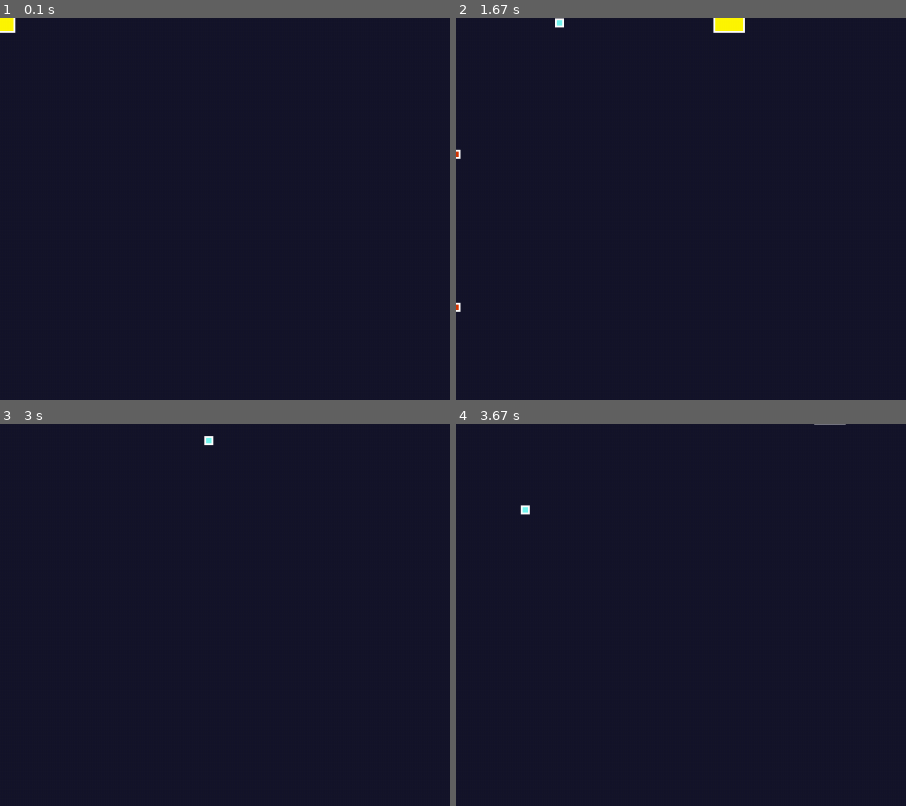
Above: before the commit, frames 1-4 (two rows, left to right).
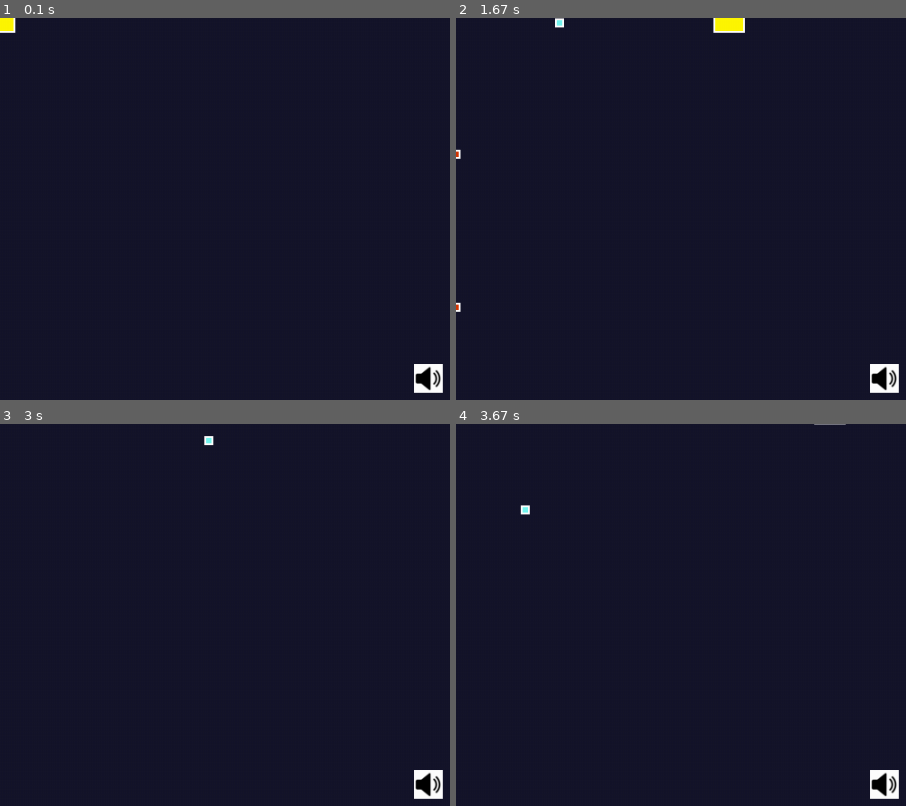
Above: after the commit, the same moments.

Repository: LuizBudeu/Pygame
Game: pygame game, started from BulletHell/main.py
The game is run twice, just before and just after one commit, with the same random seed, the same clock (stepped at 60 frames per second) and the same inputs.
Inputs (mouse positions are % of the whole screen's width and height, from its top left):
- Up to frame 1 (0.1 s): no input
- Up to frame 2 (1.67 s): tap Space at 0.33 s; tap M at 0.67 s; hold M 1-1.47 s; hold Right 1-1.47 s; move the mouse to (26, 51) at 1.03 s; hold Right from 1.5 s (still down); move the mouse to (19, 35) at 1.53 s
- Up to frame 3 (3 s): release Right at 1.97 s; hold Up 2-2.3 s; move the mouse to (65, 15) at 2.03 s; hold Right 2.33-2.8 s; move the mouse to (62, 59) at 2.37 s; hold Left from 2.83 s (still down); move the mouse to (52, 16) at 2.87 s
- Up to frame 4 (3.67 s): release Left at 3.37 s; hold Down from 3.4 s (still down); move the mouse to (14, 47) at 3.43 s
The pictures show only the part of the screen within x 50-100%, y 50-100%; the shares and areas given below are measured in that part.

The runs differ from the first frame. In frame 1, 0.5% of the frame differs, in the area x 92-99%, y 90-99%; in frame 2, 0.5%; in frame 3, 0.5%; in frame 4, 0.5%.

Commit message:
added music, sound effects and images

Diff:
--- a/BulletHell/game.py
+++ b/BulletHell/game.py
@@ -1,5 +1,6 @@
 import random
 import pygame
+from pygame import mixer
 import sys
 import time
 from utils.settings import *
@@ -10,21 +11,17 @@
 
 class Game:
     def __init__(self):
+        pygame.mixer.pre_init(frequency=44100, size=-16, channels=2, buffer=512)
+        pygame.mixer.init()
         pygame.init()
         self.screen = pygame.display.set_mode(WINDOW_SIZE)
         self.clock = pygame.time.Clock()
         pygame.display.set_caption("Bullet Hell")
 
         self.init_game()
-        self.game_loop()
+        self.game_loop(show_hitboxes=True)
 
-    def game_loop(self):
-        player_bullet_ready = pygame.USEREVENT + 0
-        pygame.time.set_timer(player_bullet_ready, self.player.fire_rate)
-
-        enemy_bullet_ready = pygame.USEREVENT + 1
-        pygame.time.set_timer(enemy_bullet_ready, self.enemy.fire_rate)
-
+    def game_loop(self, show_hitboxes=False):
         while True:
             self.screen.fill(NIGHTBLUE)
 
@@ -46,8 +43,19 @@
                     if event.key == pygame.K_DOWN or event.key == ord('s'):
                         self.player.vely += self.player.vel_mod
 
+                    if event.key == pygame.K_m:
+                        if not self.muted:
+                            self.mute_all_sounds()
+                            self.muted = True
+                        else:
+                            self.unmute_all_sounds()
+                            self.muted = False
+
                     if event.key == pygame.K_SPACE:
-                        self.player.dashing = True
+                        if self.player.can_dash:
+                            self.player.dashing = True
+                            self.player.can_dash = False
+                            pygame.time.set_timer(self.player_dash_ready, self.player.dash_cooldown)
 
                 if event.type == pygame.KEYUP:
                     if (event.key == pygame.K_LEFT or event.key == ord('a')):
@@ -62,13 +70,17 @@
                     if event.key == pygame.K_DOWN or event.key == ord('s'):
                         self.player.vely -= self.player.vel_mod
 
-                if event.type == player_bullet_ready:
-                    self.player.shoot(self.entities)
+                if event.type == self.player_bullet_ready:
+                    self.player.shoot(self.entities, self.bullet_sound)
 
-                if event.type == enemy_bullet_ready:
+                if event.type == self.enemy_bullet_ready:
                     self.enemy.shoot(self.entities, self.player)
 
-            self.screen_update()
+                if event.type == self.player_dash_ready:
+                    self.player.can_dash = True
+                    pygame.time.set_timer(self.player_dash_ready, 0)
+
+            self.screen_update(show_hitboxes)
 
             pygame.display.update()
             self.clock.tick(120)
@@ -84,9 +96,63 @@
         self.entities.append(self.player)
         self.entities.append(self.enemy)
 
+        self.muted = False
+
+        self.init_time_events()
+        self.load_sounds()
+        self.load_images()
+        self.play_background_music()
+
+    def init_time_events(self):
+        self.player_bullet_ready = pygame.USEREVENT + 0
+        pygame.time.set_timer(self.player_bullet_ready, self.player.fire_rate)
+
+        self.enemy_bullet_ready = pygame.USEREVENT + 1
+        pygame.time.set_timer(self.enemy_bullet_ready, self.enemy.fire_rate)
+
+        self.player_dash_ready = pygame.USEREVENT + 2
+        pygame.time.set_timer(self.player_dash_ready, 0)
+
+    def load_images(self):
+        unmuted_icon_surf = pygame.image.load("assets/images/unmuted_icon.png").convert_alpha()
+        muted_icon_surf = pygame.image.load("assets/images/muted_icon.png").convert_alpha()
+
+        self.images = {
+            'unmuted_icon': unmuted_icon_surf,
+            'muted_icon': muted_icon_surf
+        }
+
+    def load_sounds(self):
+        mixer.music.load(f"assets/sound/music/gameloop{random.randint(1, 3)}.ogg")
+        mixer.music.set_volume(0.2)
+
+        self.bullet_sound = mixer.Sound("assets/sound/effects/laser.wav")
+        self.dash_sound = mixer.Sound("assets/sound/effects/dash2.wav")
+
+        self.sounds = {
+            self.bullet_sound: {'volume': 0.03},
+            self.dash_sound: {'volume': 0.07}
+        }
+
+        for sound in self.sounds:
+            mixer.Sound.set_volume(sound, self.sounds[sound]['volume'])
+
+    def play_background_music(self):
+        mixer.music.play(-1)
+
+    def mute_all_sounds(self):
+        mixer.music.set_volume(0)
+        for sound in self.sounds:
+            mixer.Sound.set_volume(sound, 0)
+
+    def unmute_all_sounds(self):
+        mixer.music.set_volume(0.2)
+        for sound in self.sounds:
+            mixer.Sound.set_volume(sound, self.sounds[sound]['volume'])
+
     def handle_player(self):
         if self.player.dashing:
-            self.player.dash()
+            self.player.dash(self.dash_sound)
             self.player.current_dash_frames -= 1
 
         if self.player.current_dash_frames <= 0:
@@ -94,10 +160,22 @@
             self.player.dashing = False
             self.player.current_dash_frames = self.player.max_dash_frames
 
-    def screen_update(self):
+    def screen_update(self, show_hitboxes):
         self.handle_player()
 
         for entity in self.entities:
             entity.update()
             entity.draw(self.screen)
-            entity.show_hitbox(self.screen)
+            if show_hitboxes:
+                entity.show_hitbox(self.screen)
+
+        self.draw_ui()
+
+    def draw_ui(self):
+        self.draw_sound_icon()
+
+    def draw_sound_icon(self):
+        if not self.muted:
+            self.screen.blit(self.images['unmuted_icon'], (WINDOW_SIZE[0] - 40, WINDOW_SIZE[1] - 40))
+        else:
+            self.screen.blit(self.images['muted_icon'], (WINDOW_SIZE[0] - 40, WINDOW_SIZE[1] - 40))
--- a/BulletHell/player.py
+++ b/BulletHell/player.py
@@ -1,4 +1,5 @@
 import pygame
+from pygame import mixer
 import math
 from utils.settings import *
 from utils.ui_utils import *
@@ -15,13 +16,17 @@
         self.fire_rate = 250 # time in ms
         self.intangible = False
         self.dashing = False
+        self.dash_cooldown = 1000 # time in ms
+        self.can_dash = True
 
-    def shoot(self, entities):
+    def shoot(self, entities, bullet_sound):
         bullet = Bullet(self.center[0], self.center[1], 10, 10, LIGHTBLUE)
         angle = self.get_bullet_direction()
         bullet.velx = bullet.vel_mod * math.cos(angle)
         bullet.vely = bullet.vel_mod * math.sin(angle)
         entities.append(bullet)
+
+        bullet_sound.play()
 
     def get_bullet_direction(self):
         mx, my = get_mouse_pos()
@@ -36,12 +41,19 @@
         else:
             self.color = YELLOW
 
-    def dash(self):
+    def dash(self, dash_sound):
         if self.current_dash_frames > 0:
             self.set_intangible(True)
             direction = self.get_dash_direction()
-            self.x += self.dash_vel_mod * direction[0]
-            self.y += self.dash_vel_mod * direction[1]
+
+            if self.velx == 0 or self.vely == 0:
+                self.x += self.dash_vel_mod * direction[0]
+                self.y += self.dash_vel_mod * direction[1]
+            else:
+                self.x += self.dash_vel_mod * direction[0] / math.sqrt(2)
+                self.y += self.dash_vel_mod * direction[1] / math.sqrt(2)
+
+            dash_sound.play()
 
     def get_dash_direction(self):
         direction = [0, 0]
@@ -54,6 +66,3 @@
         elif self.vely < 0:
             direction[1] = -1
         return direction
-
-    def draw(self, screen):
-        pygame.draw.rect(screen, self.color, self.rect)
Binary file added: BulletHell/assets/images/muted_icon.png
Binary file added: BulletHell/assets/images/unmuted_icon.png
Not shown, added: BulletHell/assets/sound/effects/dash.ogg
Not shown, added: BulletHell/assets/sound/effects/dash.wav
Not shown, added: BulletHell/assets/sound/effects/dash2.wav
Not shown, added: BulletHell/assets/sound/effects/laser.wav
Not shown, added: BulletHell/assets/sound/music/gameloop1.ogg
Not shown, added: BulletHell/assets/sound/music/gameloop2.ogg
Not shown, added: BulletHell/assets/sound/music/gameloop3.ogg
